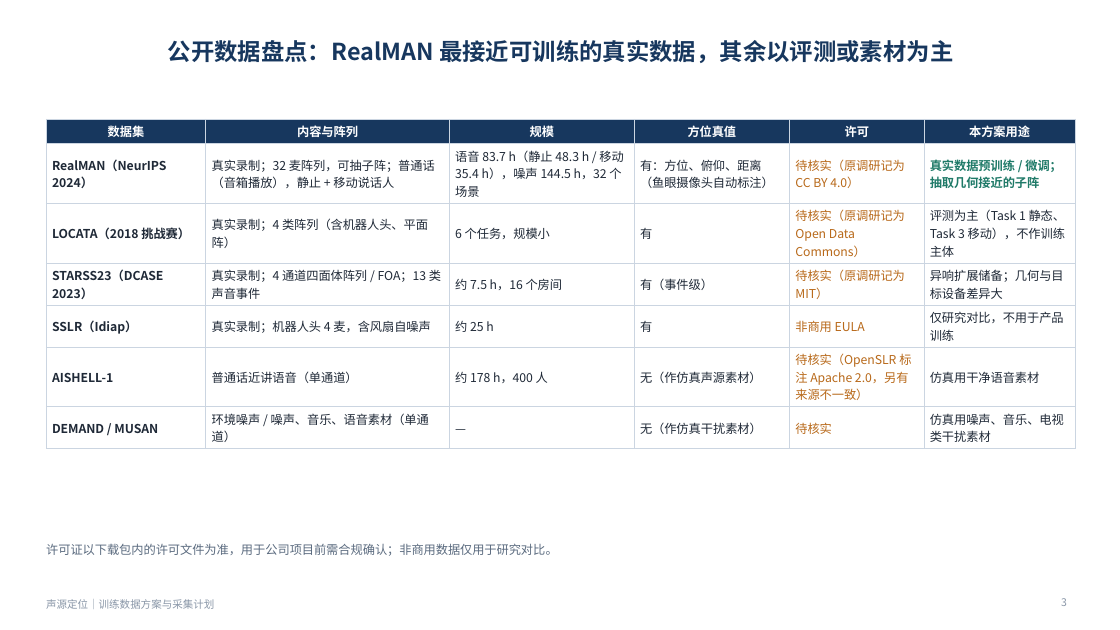
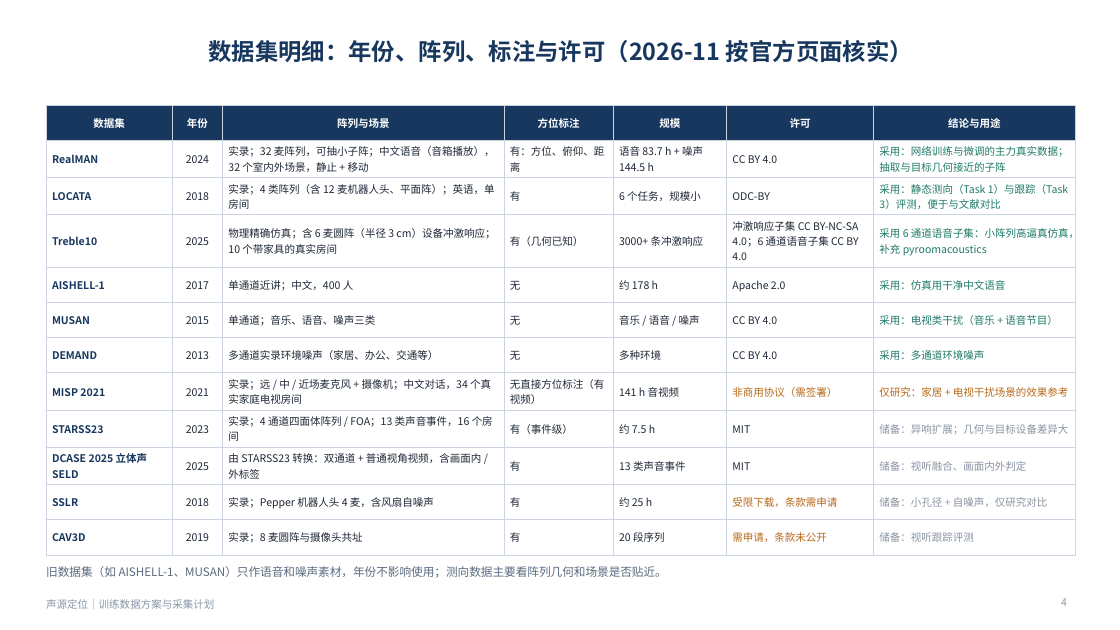
Before and after one commit to ZeroFoxxi/ssl-scene1, a slide deck: slide 4 of 训练数据方案与采集计划.pptx (slide 3 before the commit). Drawn at 1120x630 pixels with LibreOffice and Linux fonts; fonts in the diff are those of the drawing. Boxes give left, top, right and bottom in pixels: in the first picture for what was removed or moved away, otherwise in the second. Text is boxed around its words. In the diff, an @@ line names an element or a change of style, - is before the commit and + after.

```diff
--- a/训练数据方案与采集计划.pptx
+++ b/训练数据方案与采集计划.pptx
@@ title at <box>208,40,913,62</box>: text changed @@
-公开数据盘点：RealMAN 最接近可训练的真实数据，其余以评测或素材为主
+数据集明细：年份、阵列、标注与许可（2026-11 按官方页面核实）
@@ table at <box>46,105,1075,547</box> @@
-数据集 | 内容与阵列 | 规模 | 方位真值 | 许可 | 本方案用途
-RealMAN（NeurIPS 2024） | 真实录制；32 麦阵列，可抽子阵；普通话（音箱播放），静止 + 移动说话人 | 语音 83.7 h（静止 48.3 h / 移动 35.4 h），噪声 144.5 h，32 个场景 | 有：方位、俯仰、距离（鱼眼摄像头自动标注） | 待核实（原调研记为 CC BY 4.0） | 真实数据预训练 / 微调；抽取几何接近的子阵
-LOCATA（2018 挑战赛） | 真实录制；4 类阵列（含机器人头、平面阵） | 6 个任务，规模小 | 有 | 待核实（原调研记为 Open Data Commons） | 评测为主（Task 1 静态、Task 3 移动），不作训练主体
-STARSS23（DCASE 2023） | 真实录制；4 通道四面体阵列 / FOA；13 类声音事件 | 约 7.5 h，16 个房间 | 有（事件级） | 待核实（原调研记为 MIT） | 异响扩展储备；几何与目标设备差异大
-SSLR（Idiap） | 真实录制；机器人头 4 麦，含风扇自噪声 | 约 25 h | 有 | 非商用 EULA | 仅研究对比，不用于产品训练
-AISHELL-1 | 普通话近讲语音（单通道） | 约 178 h，400 人 | 无（作仿真声源素材） | 待核实（OpenSLR 标注 Apache 2.0，另有来源不一致） | 仿真用干净语音素材
-DEMAND / MUSAN | 环境噪声 / 噪声、音乐、语音素材（单通道） | — | 无（作仿真干扰素材） | 待核实 | 仿真用噪声、音乐、电视类干扰素材
+数据集 | 年份 | 阵列与场景 | 方位标注 | 规模 | 许可 | 结论与用途
+RealMAN | 2024 | 实录；32 麦阵列，可抽小子阵；中文语音（音箱播放），32 个室内外场景，静止 + 移动 | 有：方位、俯仰、距离 | 语音 83.7 h + 噪声 144.5 h | CC BY 4.0 | 采用：网络训练与微调的主力真实数据；抽取与目标几何接近的子阵
+LOCATA | 2018 | 实录；4 类阵列（含 12 麦机器人头、平面阵）；英语，单房间 | 有 | 6 个任务，规模小 | ODC-BY | 采用：静态测向（Task 1）与跟踪（Task 3）评测，便于与文献对比
+Treble10 | 2025 | 物理精确仿真；含 6 麦圆阵（半径 3 cm）设备冲激响应；10 个带家具的真实房间 | 有（几何已知） | 3000+ 条冲激响应 | 冲激响应子集 CC BY-NC-SA 4.0；6 通道语音子集 CC BY 4.0 | 采用 6 通道语音子集：小阵列高逼真仿真，补充 pyroomacoustics
+AISHELL-1 | 2017 | 单通道近讲；中文，400 人 | 无 | 约 178 h | Apache 2.0 | 采用：仿真用干净中文语音
+MUSAN | 2015 | 单通道；音乐、语音、噪声三类 | 无 | 音乐 / 语音 / 噪声 | CC BY 4.0 | 采用：电视类干扰（音乐 + 语音节目）
+DEMAND | 2013 | 多通道实录环境噪声（家居、办公、交通等） | 无 | 多种环境 | CC BY 4.0 | 采用：多通道环境噪声
+MISP 2021 | 2021 | 实录；远 / 中 / 近场麦克风 + 摄像机；中文对话，34 个真实家庭电视房间 | 无直接方位标注（有视频） | 141 h 音视频 | 非商用协议（需签署） | 仅研究：家居 + 电视干扰场景的效果参考
+STARSS23 | 2023 | 实录；4 通道四面体阵列 / FOA；13 类声音事件，16 个房间 | 有（事件级） | 约 7.5 h | MIT | 储备：异响扩展；几何与目标设备差异大
+DCASE 2025 立体声 SELD | 2025 | 由 STARSS23 转换：双通道 + 普通视角视频，含画面内 / 外标签 | 有 | 13 类声音事件 | MIT | 储备：视听融合、画面内外判定
+SSLR | 2018 | 实录；Pepper 机器人头 4 麦，含风扇自噪声 | 有 | 约 25 h | 受限下载，条款需申请 | 储备：小孔径 + 自噪声，仅研究对比
+CAV3D | 2019 | 实录；8 麦圆阵与摄像头共址 | 有 | 20 段序列 | 需申请，条款未公开 | 储备：视听跟踪评测
@@ table: place and size @@
-table at <box>46,119,1075,446</box>
+table at <box>46,105,1075,547</box>
@@ text removed at <box>46,543,558,556</box> @@
-许可证以下载包内的许可文件为准，用于公司项目前需合规确认；非商用数据仅用于研究对比。
@@ text added at <box>46,566,667,578</box>, 10 pt, text #5B6B7F @@
+旧数据集（如 AISHELL-1、MUSAN）只作语音和噪声素材，年份不影响使用；测向数据主要看阵列几何和场景是否贴近。
@@ page number at <box>1061,598,1067,606</box>: text changed @@
-3
+4
```
Also in this commit, not shown: 3 other slides changed, 1 slide added, 9 other files.
